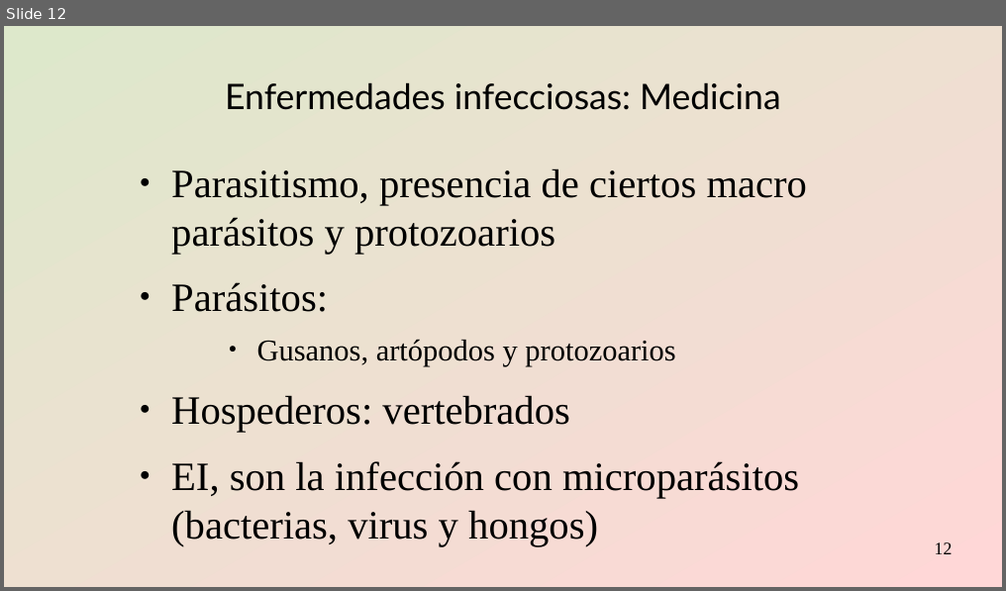
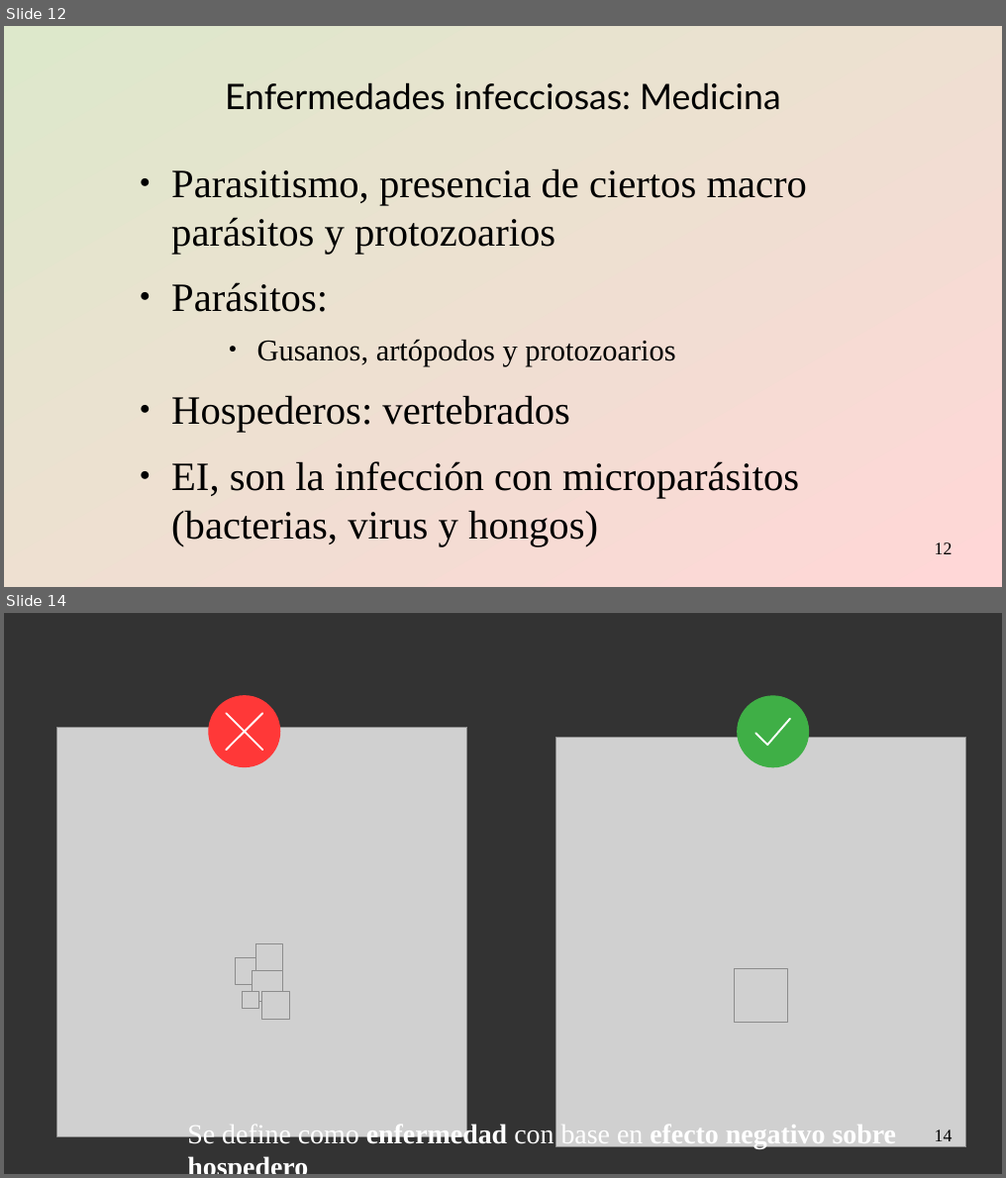
Before and after one commit to gerardommc/Medicina-Cons, a slide deck: Infecciosas.odp. Shown one above the other, each under a label of ours: slide 12 before the commit, slides 12 and 14 after it; the slides between them are not shown. The pictures are 1006x591 and 1006x1178 pixels, drawn with LibreOffice and Linux fonts; fonts in the diff are those of the drawing; grey boxes stand for pictures. Boxes give left, top, right and bottom in pixels: in the first picture for what was removed or moved away, otherwise in the second. Text is boxed around its words. In the diff, an @@ line names an element or a change of style, - is before the commit and + after.

```diff
--- a/Infecciosas.odp
+++ b/Infecciosas.odp
@@ slide 14 added at box(4, 613, 1002, 1174), background #333333 @@
@@ ellipse added at box(209, 696, 280, 767), fill #FF3838, outline #FF3838 0.79 pt @@
@@ ellipse added at box(738, 696, 809, 767), fill #3FAF46, outline #3FAF46 0.79 pt @@
@@ freeform shape added at box(226, 714, 262, 750), outline #FFFFFF 1.5 pt @@
@@ freeform shape added at box(226, 714, 262, 750), outline #FFFFFF 1.5 pt @@
@@ freeform shape added at box(756, 719, 791, 746), outline #FFFFFF 1.5 pt @@
@@ picture added at box(556, 738, 966, 1149) @@
@@ group added at box(57, 727, 467, 1138): 6 pictures @@
@@ picture added at box(735, 969, 788, 1023) @@
@@ text added at box(187, 1122, 897, 1149), 22 pt, text #FFFFFF, bold @@
+Se define como enfermedad con base en efecto negativo sobre hospedero
@@ page number added at box(935, 1130, 952, 1142), 14 pt, text #000000 @@
+14
```
Also in this commit, not shown: 1 slide changed, 4 other slides added, 9 other files.
